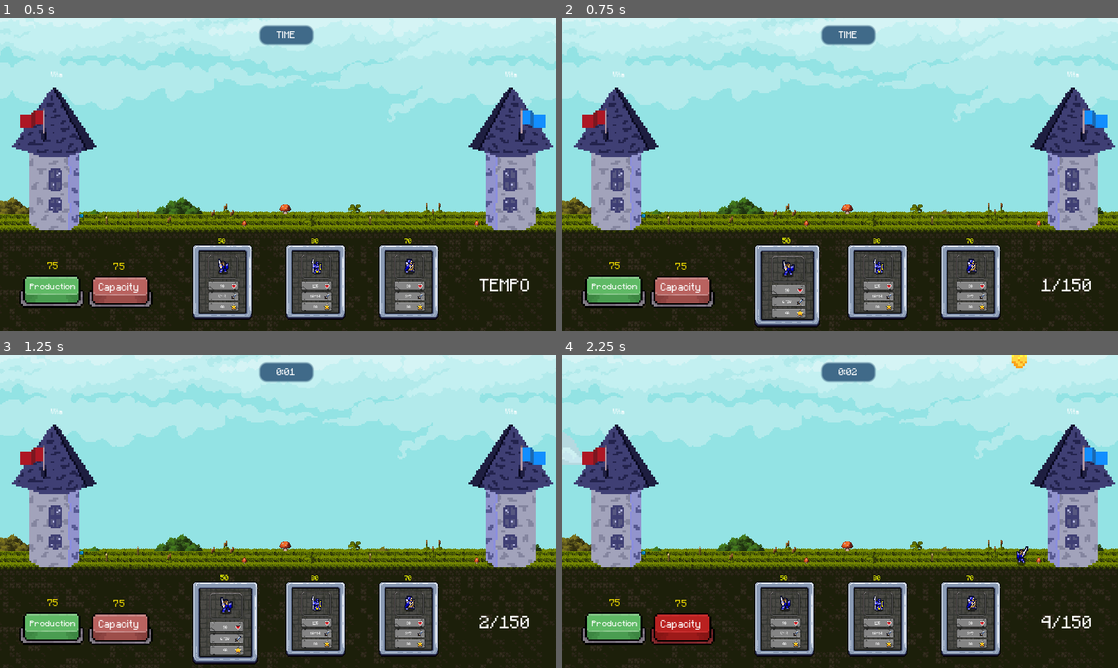
Above: before the commit, frames 1-4 (two rows, left to right).
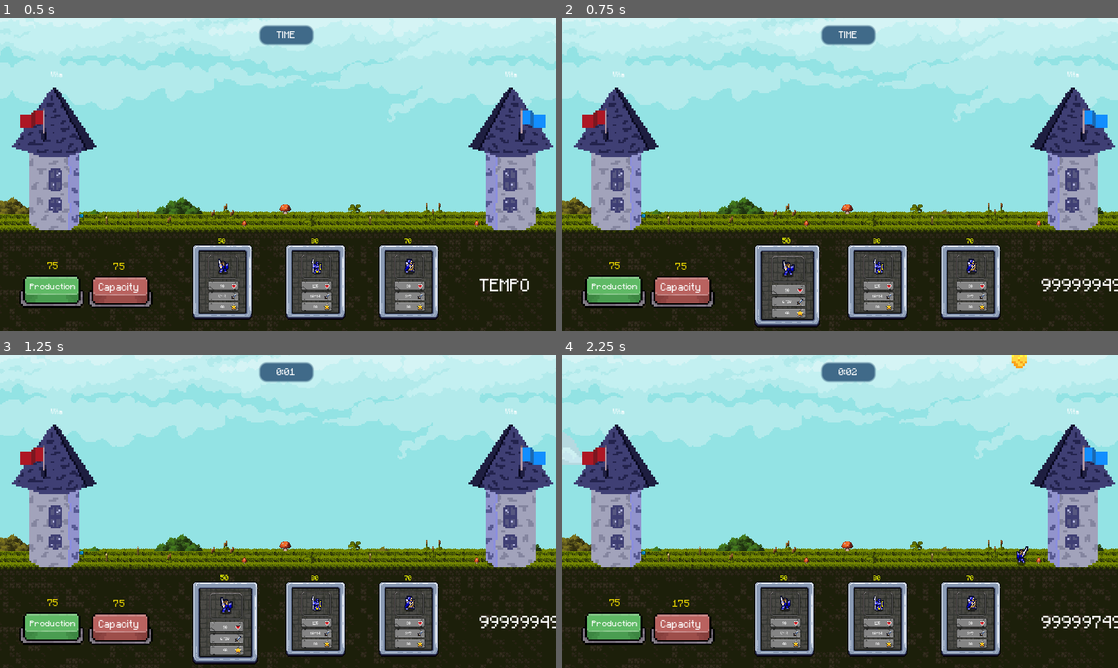
Above: after the commit, the same moments.

Repository: StefanoGavatta/StoriaMiniGioco
Game: Godot game, scene res://World/world.tscn
Two runs of this game, one before a commit and one after it. Both use one fixed random seed, a clock stepped at 60 frames per second and the inputs below.
Inputs (mouse positions are in pixels of both pictures, inside the frame that each line leads up to):
- Up to frame 1 (0.5 s): no input
- Up to frame 2 (0.75 s): click (784, 284) at 0.52 s
- Up to frame 3 (1.25 s): no input
- Up to frame 4 (2.25 s): click "75" at 1.25 s; click "75" (after the commit: "125") at 2 s

Frame 1 is identical in both runs. In frame 2, 0.3% of the frame differs, in the area x 86-100%, y 83-88%; in frame 3, 0.2%; in frame 4, 1.1%, in the area x 16-100%, y 78-93%.

Commit message:
sistemato menu e aggiunti primi sistemi di punteggio

Diff:
--- a/Giocatore/gestore_giocatore.gd
+++ b/Giocatore/gestore_giocatore.gd
@@ -4,7 +4,7 @@
 
 const Spada = preload("res://Truppe/truppa.tscn")
 
-var valuta: int= 50
+var valuta: int= 99999999
 var capacity: int = 150
 
 var istanzeCreate = 0
--- a/LanPartyReq/lan_party_node.gd
+++ b/LanPartyReq/lan_party_node.gd
@@ -16,3 +16,6 @@
 		tempo.text = str(minuti) + ":" + "0" + str(secondi)
 	else:
 		tempo.text = str(minuti) + ":" + str(secondi)
+
+func calcola_punteggi():
+	pass
--- a/Truppe/fight_node.gd
+++ b/Truppe/fight_node.gd
@@ -24,8 +24,9 @@
 func attacca():
 	$"../AnimationNode".attacco_signal()
 	if RayCast.is_colliding():
-		RayCast.get_collider().prendiDanno(get_parent().danno+randi_range(-2,3)) #effettua il danno
-		abilitaTimer() # riabilita il danno per il prossimo attacco
+		if is_instance_valid(RayCast.get_collider()):
+			RayCast.get_collider().prendiDanno(get_parent().danno+randi_range(-2,3)) #effettua il danno
+			abilitaTimer() # riabilita il danno per il prossimo attacco
 
 func abilita_combattimento():
 	get_parent().is_fighting = true
--- a/menu/menu_vittoria.gd
+++ b/menu/menu_vittoria.gd
@@ -1,7 +1,7 @@
 extends Control
 class_name menu
 
-const MENU = preload("res://menu/menu_vittoria.tscn")
+const MENU = preload("uid://ckyiqs8iaextm")
 
 @onready var tempo_impiegato: Label = $Card/TempoTab/DescriptionTempo/containerdati/TempoImpiegato
 @onready var bricoguadagnati: Label = $Card/CoinTab/DescriptionBricoCoin/containerdati/Bricoguadagnati
--- a/torri/torre.gd
+++ b/torri/torre.gd
@@ -45,11 +45,53 @@
 		esplodi()
 
 func esplodi():
+	$CollisionShape2D.disabled = true
 	var vittoria = true
 	if self.is_in_group("Alleato"):
 		vittoria = false
-	$"../..".fine_partita($"../../LanPartyNode".tempoPassato, randi_range(300,600), randi_range(1000,6000), vittoria)
+	var dati = calcola_punteggio_finale($"../../LanPartyNode".tempoPassato,vittoria)
+	$"../..".fine_partita($"../../LanPartyNode".tempoPassato, dati[0], dati[1], vittoria)
+
 	queue_free()
 
 func aggiornaVita():
 	$vita.text = str(vita) + "/" + str(700)
+
+
+func calcola_punteggio_finale(tempo:int, vittoria: bool):
+	var max_punteggio: int = 5000
+	var min_punteggio: int = 2500
+	var min_bricoCoin: int = 300
+	var max_bricoCoin: int = 600
+
+	var punteggio := 0
+	var bricoCoin := 0
+	if tempo<80 && vittoria:
+		for i in range(2):
+			aggiungiValore(max_punteggio,max_bricoCoin)
+			aggiungiValore(min_punteggio,min_bricoCoin)
+	else:
+		diminuisciValore(max_punteggio,max_bricoCoin)
+		diminuisciValore(min_punteggio,min_bricoCoin)
+
+	if vittoria:
+		for i in range(3):
+			aggiungiValore(max_punteggio,max_bricoCoin)
+			aggiungiValore(min_punteggio,min_bricoCoin)
+	else:
+		for i in range(3):
+			diminuisciValore(max_punteggio,max_bricoCoin)
+			diminuisciValore(min_punteggio,min_bricoCoin)
+
+	if min_bricoCoin<0:
+		min_bricoCoin = 0
+
+	punteggio = randi_range(min_punteggio,max_punteggio)
+	bricoCoin = randi_range(min_bricoCoin,max_bricoCoin)
+	return [punteggio, bricoCoin]
+func diminuisciValore(punteggio, bricoCoin):
+	punteggio -= 1000
+	bricoCoin -= 100
+func aggiungiValore(punteggio, bricoCoin):
+	punteggio += 1000
+	bricoCoin += 100
